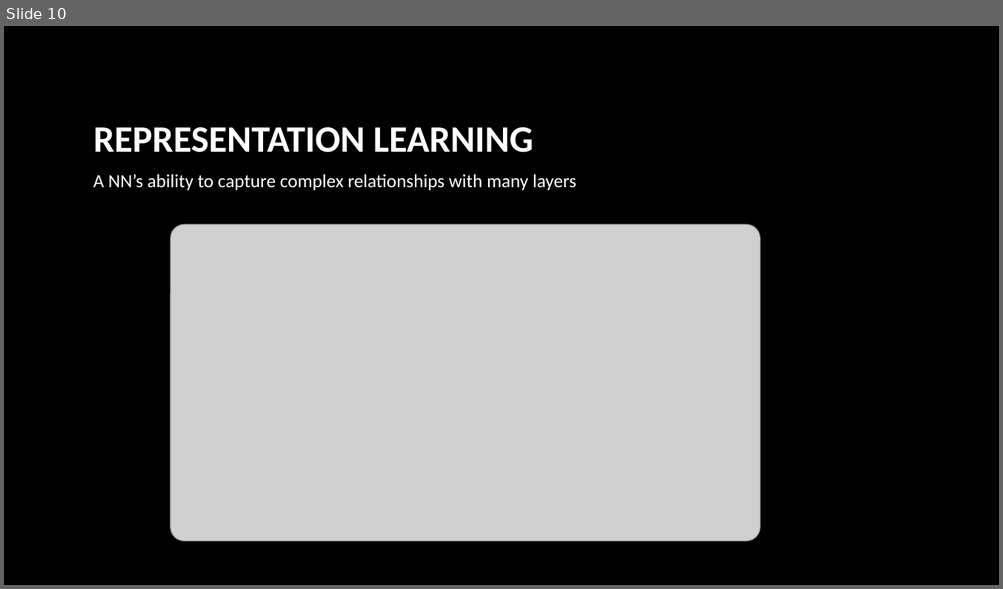
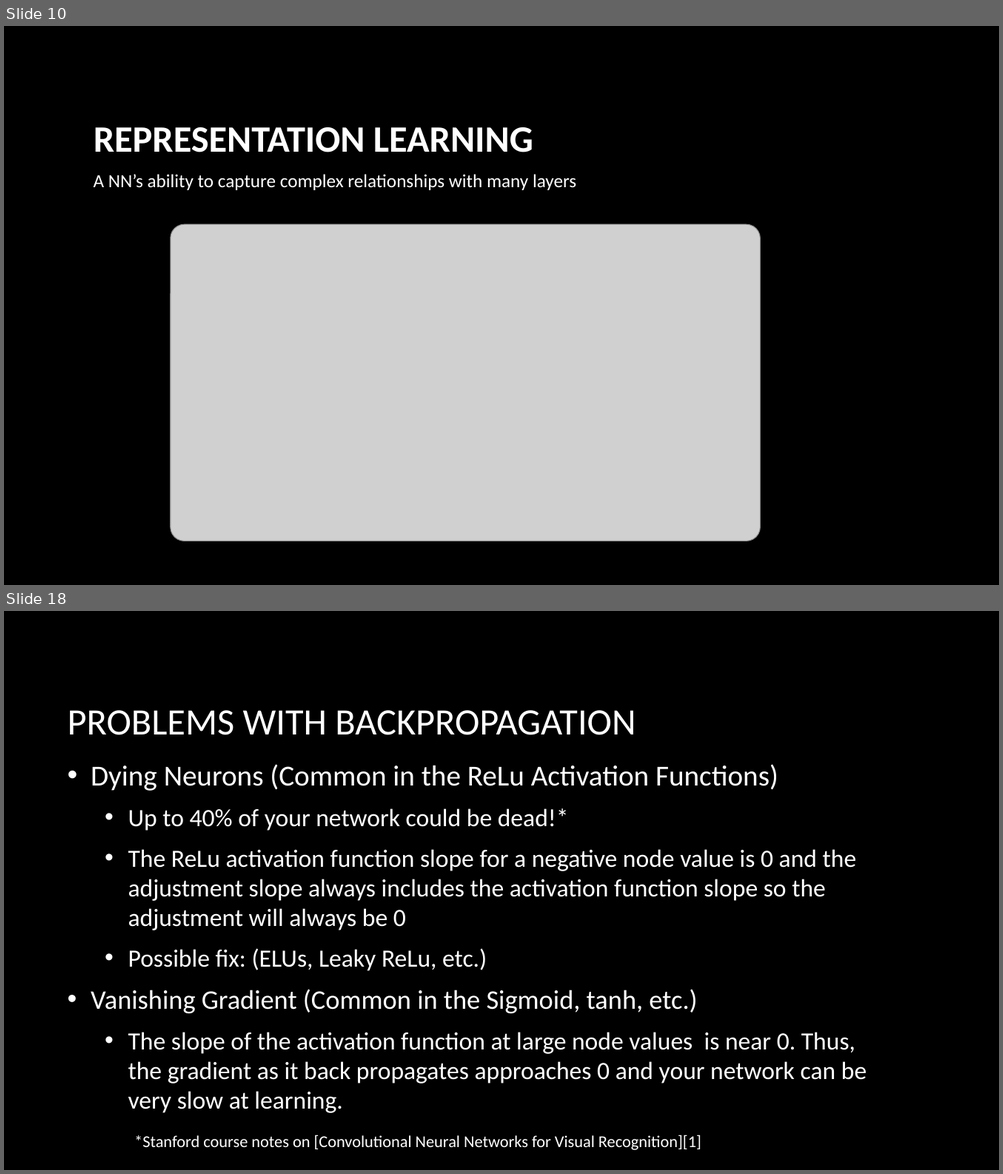
Before and after one commit to josiahcoad/IntroNeuralNetworks, a slide deck: Presentations/presentation_chapter1.pptx. Shown one above the other, each under a label of ours: slide 10 before the commit, slides 10 and 18 after it; the slides between them are not shown. The pictures are 1003x589 and 1003x1174 pixels, drawn with LibreOffice and Linux fonts; fonts in the diff are those of the drawing; grey boxes stand for pictures; background and template pictures are left out. Boxes give left, top, right and bottom in pixels: in the first picture for what was removed or moved away, otherwise in the second. Text is boxed around its words. In the diff, an @@ line names an element or a change of style, - is before the commit and + after.

```diff
--- a/Presentations/presentation_chapter1.pptx
+++ b/Presentations/presentation_chapter1.pptx
@@ slide 18 added at (4, 611, 999, 1170), background picture (left out) @@
@@ title added at (68, 710, 635, 735), 36 pt, text #FFFFFF @@
+PROBLEMS WITH BACKPROPAGATION
@@ text added at (91, 764, 866, 1113), 24 pt, text #FFFFFF @@
+• Dying Neurons (Common in the ReLu Activation Functions)
+  • Up to 40% of your network could be dead!*
+  • The ReLu activation function slope for a negative node value is 0 and the adjustment slope always includes the activation function slope so the adjustment will always be 0
+  • Possible fix: (ELUs, Leaky ReLu, etc.)
+• Vanishing Gradient (Common in the Sigmoid, tanh, etc.)
+  • The slope of the activation function at large node values is near 0. Thus, the gradient as it back propagates approaches 0 and your network can be very slow at learning.
@@ text added at (134, 1135, 701, 1150), 16 pt, text #FFFFFF @@
+*Stanford course notes on [Convolutional Neural Networks for Visual Recognition][1]
```
Also in this commit, not shown: 14 other slides added, 3 other files.
